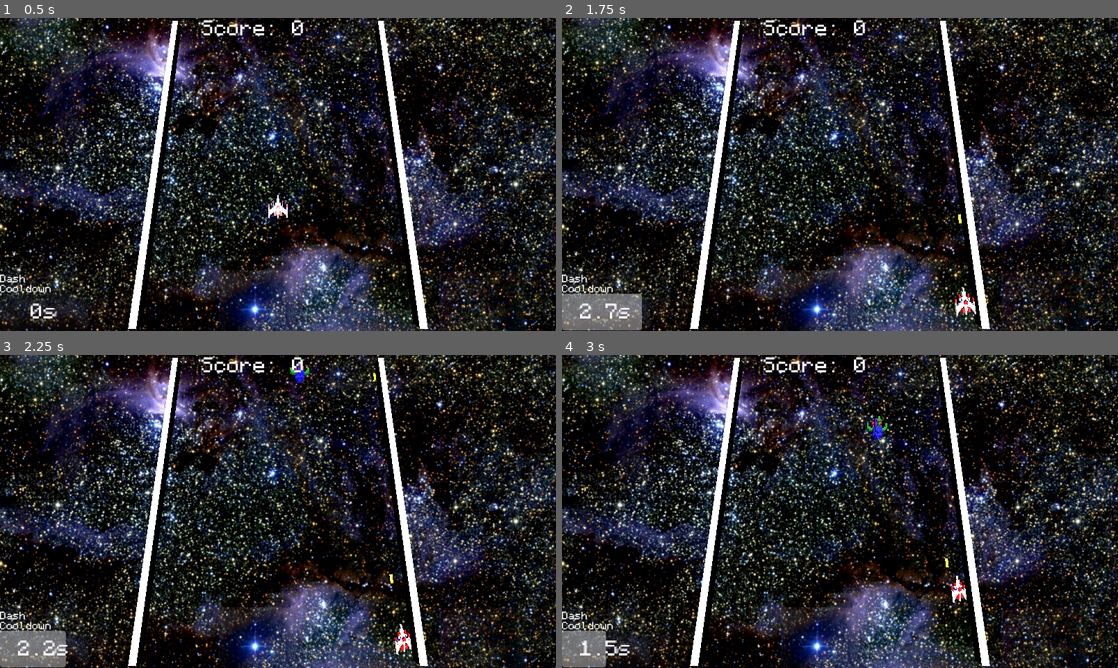
Above: before the commit, frames 1-4 (two rows, left to right).
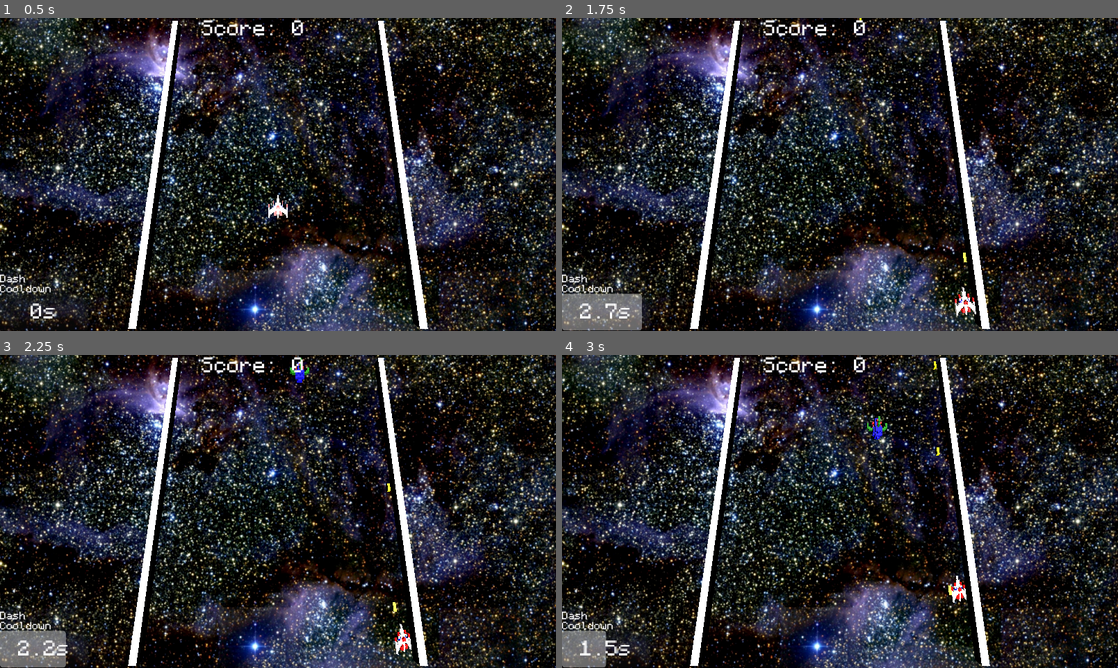
Above: after the commit, the same moments.

Repository: klayism/Galavious
Game: Godot game, scene res://Scenes/Main.tscn
Two runs of this game, one before a commit and one after it. Both use one fixed random seed, a clock stepped at 60 frames per second and the inputs below.
Inputs:
- Up to frame 1 (0.5 s): no input
- Up to frame 2 (1.75 s): tap Enter at 0.5 s; hold D (right) 0.53-1.28 s; tap Space (fire) at 0.6, 1.55 s; hold S (down) from 1.28 s (still down); tap Shift (dash) at 1.35 s
- Up to frame 3 (2.25 s): release S (down) at 2.03 s; hold D (right) from 2.03 s (still down); tap Space (fire) at 2.1 s
- Up to frame 4 (3 s): release D (right) at 2.78 s; hold W (up) from 2.78 s (still down); tap Space (fire) at 2.85 s

Frame 1 is identical in both runs. In frame 2, less than 0.1% of the frame differs, in the area x 53-73%, y 0-79%; in frame 3, less than 0.1%, in the area x 67-72%, y 5-83%; in frame 4, less than 0.1%.

Commit message:
Fixed bullet speed
Made bullet speed not dependant on fps

Diff:
--- a/project/Code/Bullet.gd
+++ b/project/Code/Bullet.gd
@@ -1,6 +1,6 @@
 extends Node3D
 var body
-
+@export var speed = 30
 # Called when the node enters the scene tree for the first time.
 func _ready():
 
@@ -8,8 +8,9 @@
 
 
 # Called every frame. 'delta' is the elapsed time since the previous frame.
-func _process(_delta):
-	position.x -= 1
+func _process(delta):
+	position.x -= 1 * delta * speed
+	position.y = 0
 
 
 
